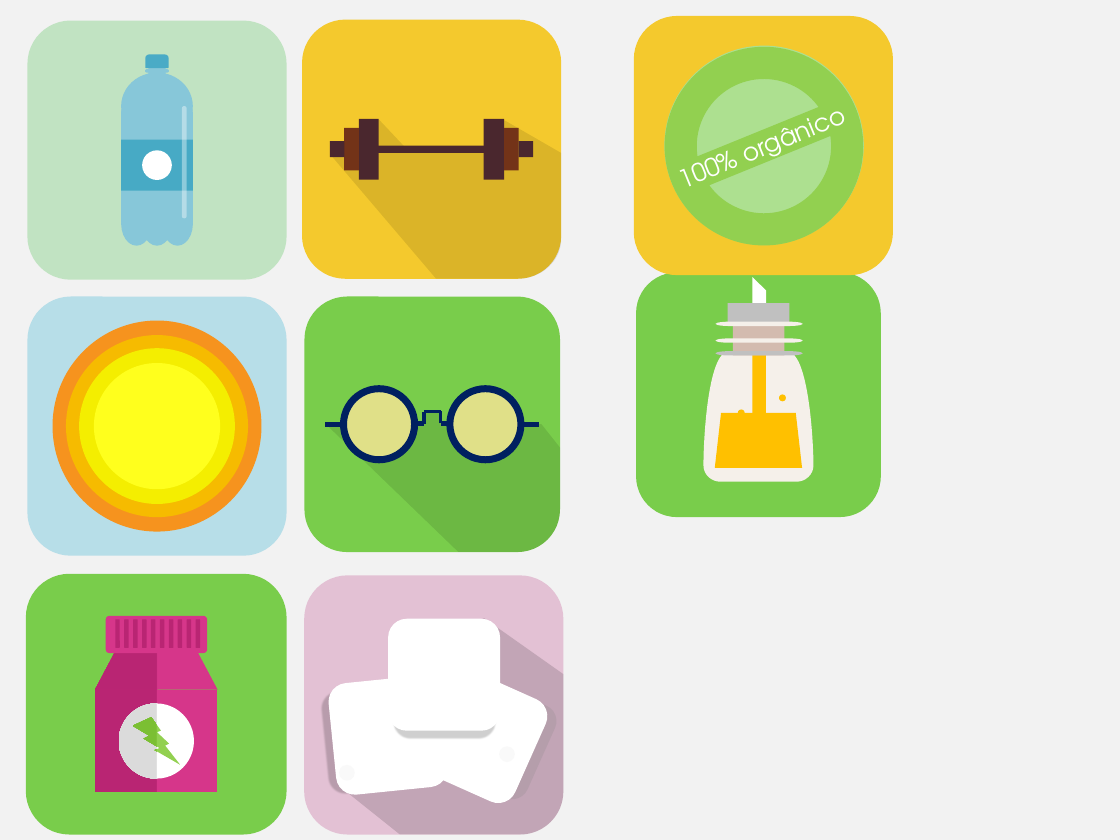
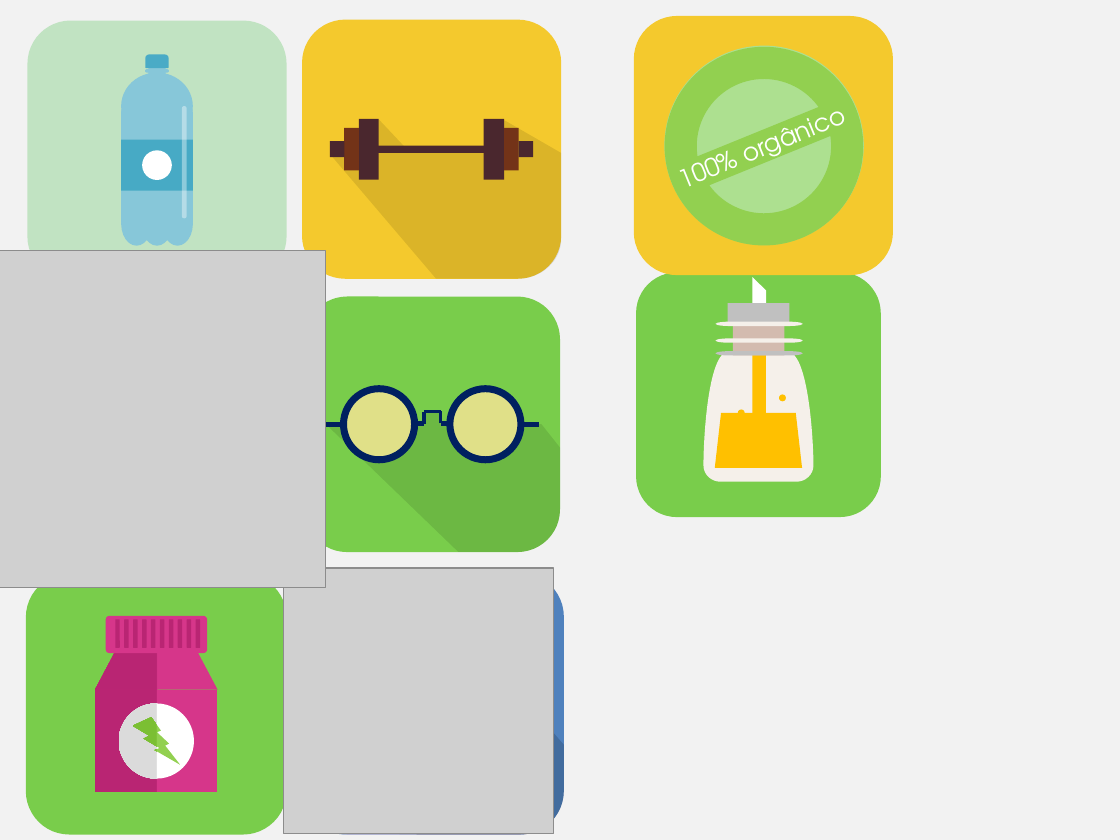
Before and after one commit to DudaElias/NewLife, a slide deck: slide 15 of design.pptx. Drawn at 1120x840 pixels with LibreOffice and Linux fonts; fonts in the diff are those of the drawing; grey boxes stand for pictures. Boxes give left, top, right and bottom in pixels: in the first picture for what was removed or moved away, otherwise in the second. Text is boxed around its words. In the diff, an @@ line names an element or a change of style, - is before the commit and + after.

```diff
--- a/design.pptx
+++ b/design.pptx
@@ picture added at (0,250,326,587) @@
@@ rounded rectangle removed at (27,297,286,556) @@
@@ group removed at (53,320,262,531): 4 ellipses @@
@@ picture added at (283,568,554,833) @@
@@ rounded rectangle added at (301,573,563,836), fill #4F81BD @@
@@ freeform shape added at (367,648,564,834), fill #000000 at 16% opacity @@
@@ ellipse removed at (500,746,515,762) @@
@@ ellipse removed at (339,765,355,781) @@
```
Also in this commit, not shown: 1 slide added, 1 slide removed, 11 other files.
